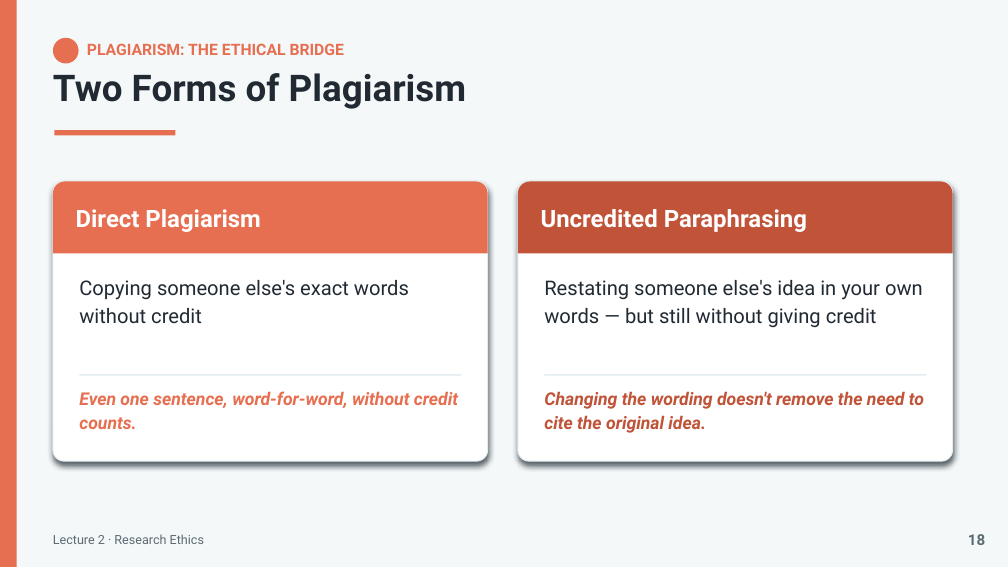
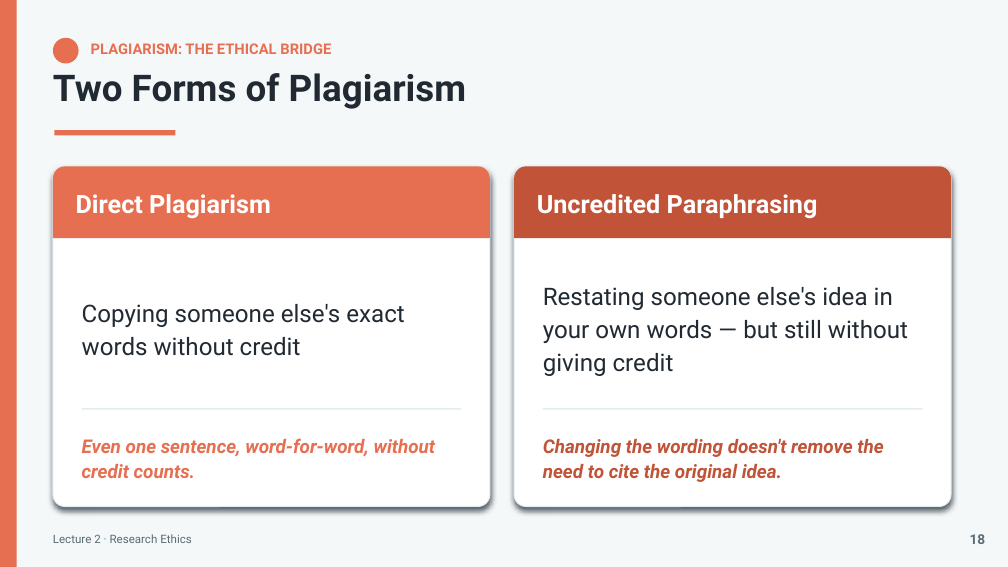
Before and after one commit to lestojas/physics, a slide deck: slide 20 of Lecture2-Research-Ethics.pptx. Drawn at 1008x567 pixels with LibreOffice and Linux fonts; fonts in the diff are those of the drawing. Boxes give left, top, right and bottom in pixels: in the first picture for what was removed or moved away, otherwise in the second. Text is boxed around its words. In the diff, an @@ line names an element or a change of style, - is before the commit and + after.

```diff
--- a/Lecture2-Research-Ethics.pptx
+++ b/Lecture2-Research-Ethics.pptx
@@ text "PLAGIARISM: THE ETHICAL BRIDGE" at [91,43,331,54]: size 15 to 14 pt @@
@@ round same rect: place and size @@
-round same rect at [53,181,488,253]
+round same rect at [53,166,490,238]
@@ rounded rectangle: place and size @@
-rounded rectangle at [53,181,488,461]
+rounded rectangle at [53,166,490,507]
@@ rounded rectangle at [53,166,490,507]: proportions changed @@
@@ text "Direct Plagiarism": place and size @@
-text "Direct Plagiarism" at [76,209,260,232]
+text "Direct Plagiarism" at [76,194,271,218]
@@ text "Direct Plagiarism" at [76,194,271,218]: size 22.8 to 24 pt @@
@@ round same rect: place and size @@
-round same rect at [518,181,953,253]
+round same rect at [514,166,951,238]
@@ rounded rectangle at [514,166,951,507]: proportions changed @@
@@ rounded rectangle: place and size @@
-rounded rectangle at [518,181,953,461]
+rounded rectangle at [514,166,951,507]
@@ text "Uncredited Paraphrasing" at [537,194,818,219]: size 22.8 to 24 pt @@
@@ text "Uncredited Paraphrasing": place and size @@
-text "Uncredited Paraphrasing" at [541,209,807,232]
+text "Uncredited Paraphrasing" at [537,194,818,219]
@@ text "Copying someone else's exact words ...": place and size @@
-text "Copying someone else's exact words ..." at [79,280,409,324]
+text "Copying someone else's exact words ..." at [82,304,404,356]
@@ text "Copying someone else's exact words ..." at [82,304,404,356]: size 19.2 to 23 pt; line spacing 1.15 to 1.14; vertical alignment top to middle @@
@@ text "Restating someone else's idea in ..." at [543,287,908,376]: size 19.2 to 23 pt; line spacing 1.15 to 1.14; vertical alignment top to middle @@
@@ text "Restating someone else's idea in ...": place and size @@
-text "Restating someone else's idea in ..." at [544,280,923,327]
+text "Restating someone else's idea in ..." at [543,287,908,376]
@@ text "Even one sentence, word-for-word, without ...": place and size @@
-text "Even one sentence, word-for-word, without ..." at [79,391,458,429]
+text "Even one sentence, word-for-word, without ..." at [82,438,436,478]
@@ text "Even one sentence, word-for-word, without ..." at [82,438,436,478]: size 16.8 to 18 pt; vertical alignment top to middle @@
@@ rectangle: place and size @@
-rectangle at [79,374,461,376]
+rectangle at [82,408,461,410]
@@ text "Changing the wording doesn't remove ..." at [543,439,883,482]: size 16.8 to 18 pt; vertical alignment top to middle @@
@@ text "Changing the wording doesn't remove ...": place and size @@
-text "Changing the wording doesn't remove ..." at [544,391,924,433]
+text "Changing the wording doesn't remove ..." at [543,439,883,482]
@@ rectangle: place and size @@
-rectangle at [544,374,926,376]
+rectangle at [543,408,923,410]
@@ text "Lecture 2 · Research Ethics" at [53,534,192,543]: size 12 to 11 pt @@
@@ text "18" at [970,534,986,544]: size 14.4 to 13 pt @@
```
Also in this commit, not shown: 29 other slides changed, 1 other file.
